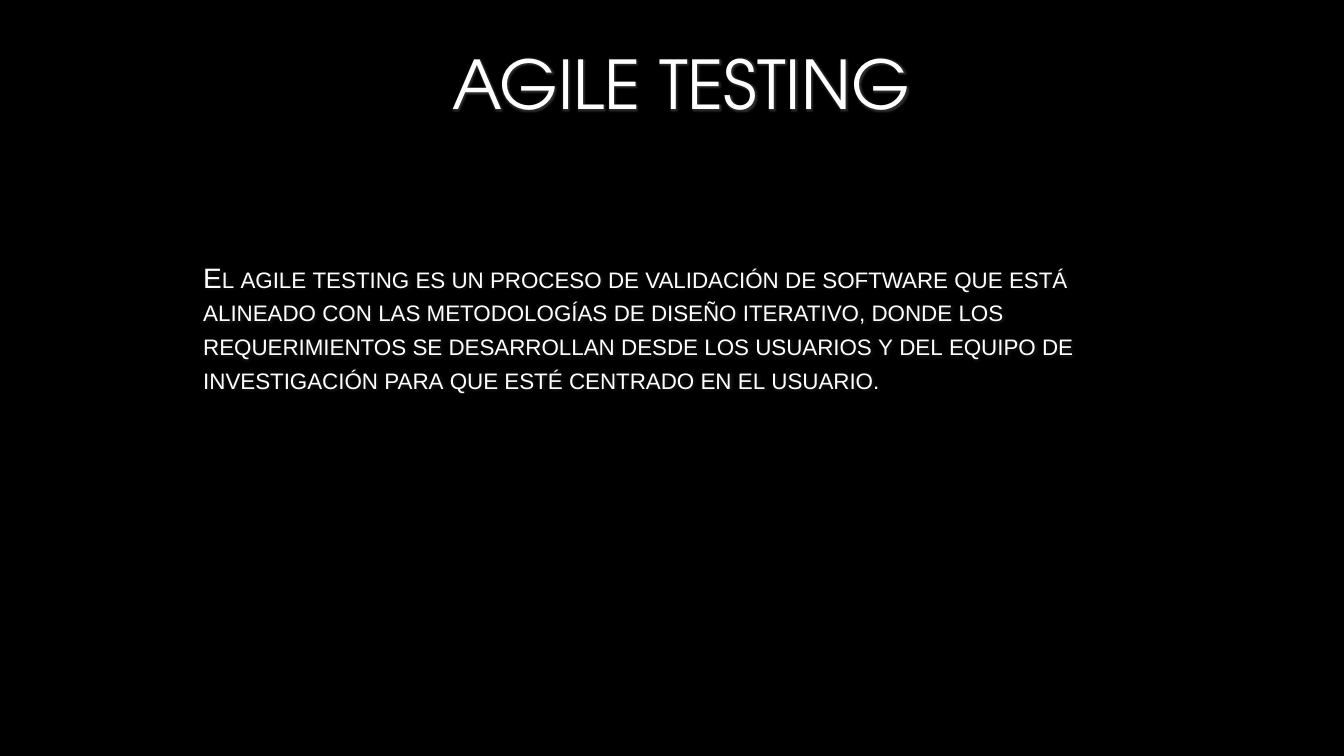
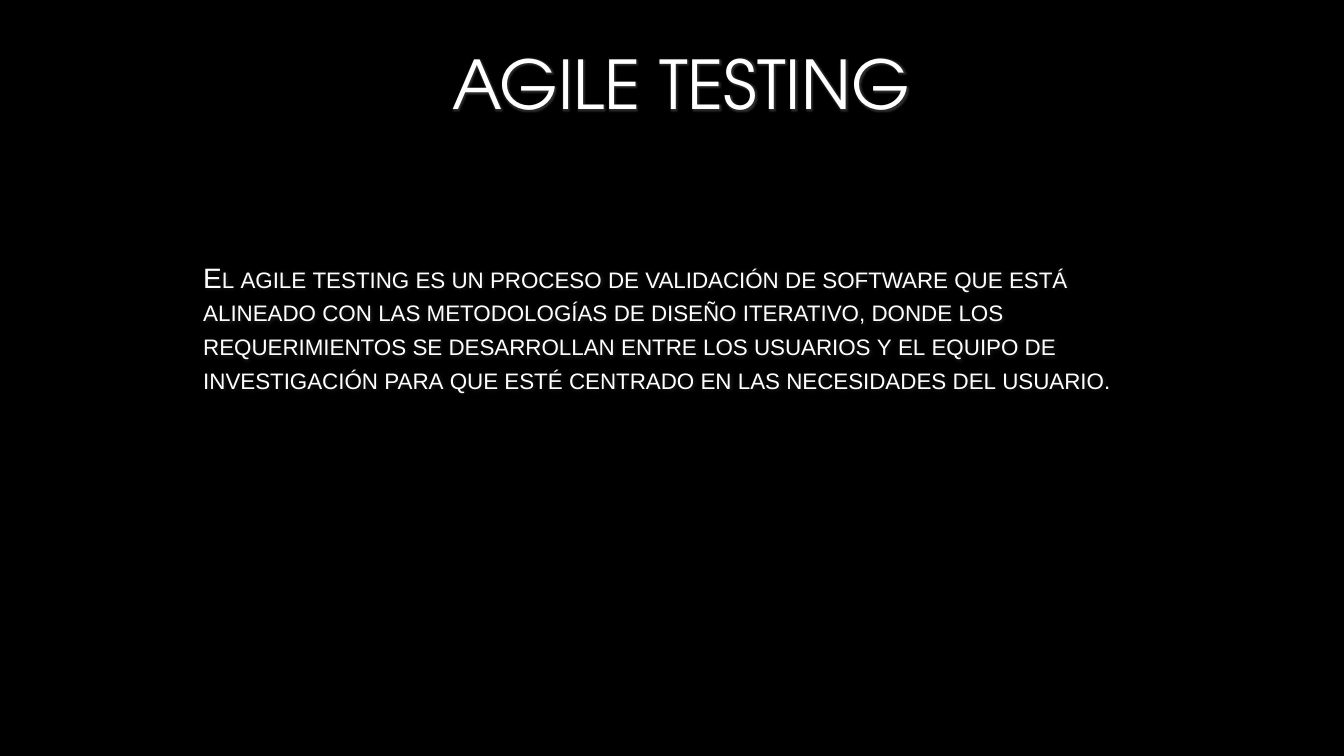
Before and after one commit to DAWEQUIPO5ENTORNOS/ProyectHtml, a slide deck: slide 1 of agileTesting.pptx. Drawn at 1344x756 pixels with LibreOffice and Linux fonts; fonts in the diff are those of the drawing; background and template pictures are left out. Boxes give left, top, right and bottom in pixels: in the first picture for what was removed or moved away, otherwise in the second. Text is boxed around its words. In the diff, an @@ line names an element or a change of style, - is before the commit and + after.

```diff
--- a/agileTesting.pptx
+++ b/agileTesting.pptx
@@ subtitle at box(203, 270, 1110, 394): text changed @@
-El agile testing es un proceso de validación de software que está alineado con las metodologías de diseño iterativo, donde los requerimientos se desarrollan desde los usuarios y del equipo de investigación para que esté centrado en el usuario.
+El agile testing es un proceso de validación de software que está alineado con las metodologías de diseño iterativo, donde los requerimientos se desarrollan entre los usuarios y el equipo de investigación para que esté centrado en las necesidades del usuario.
```
